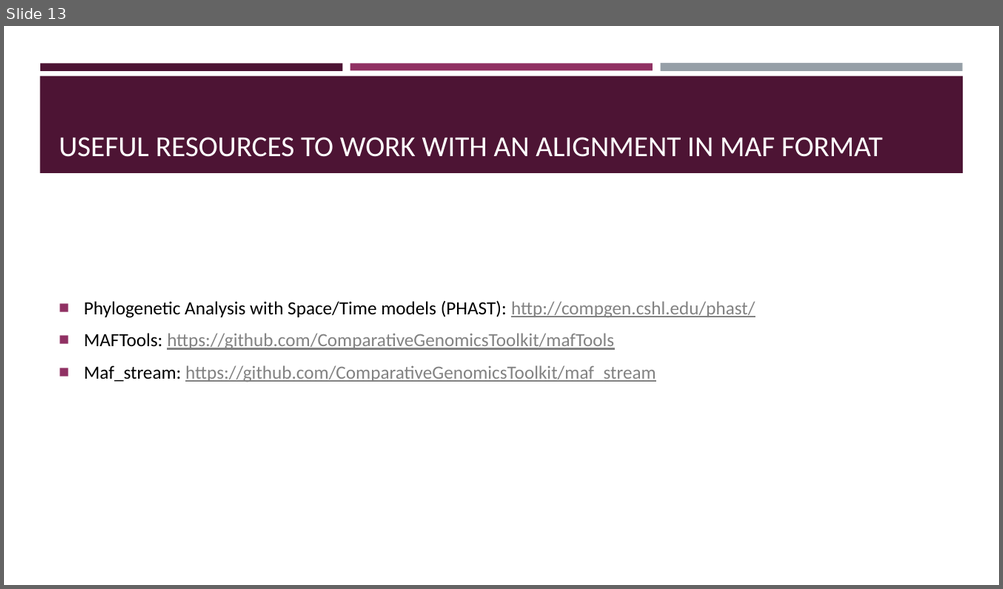
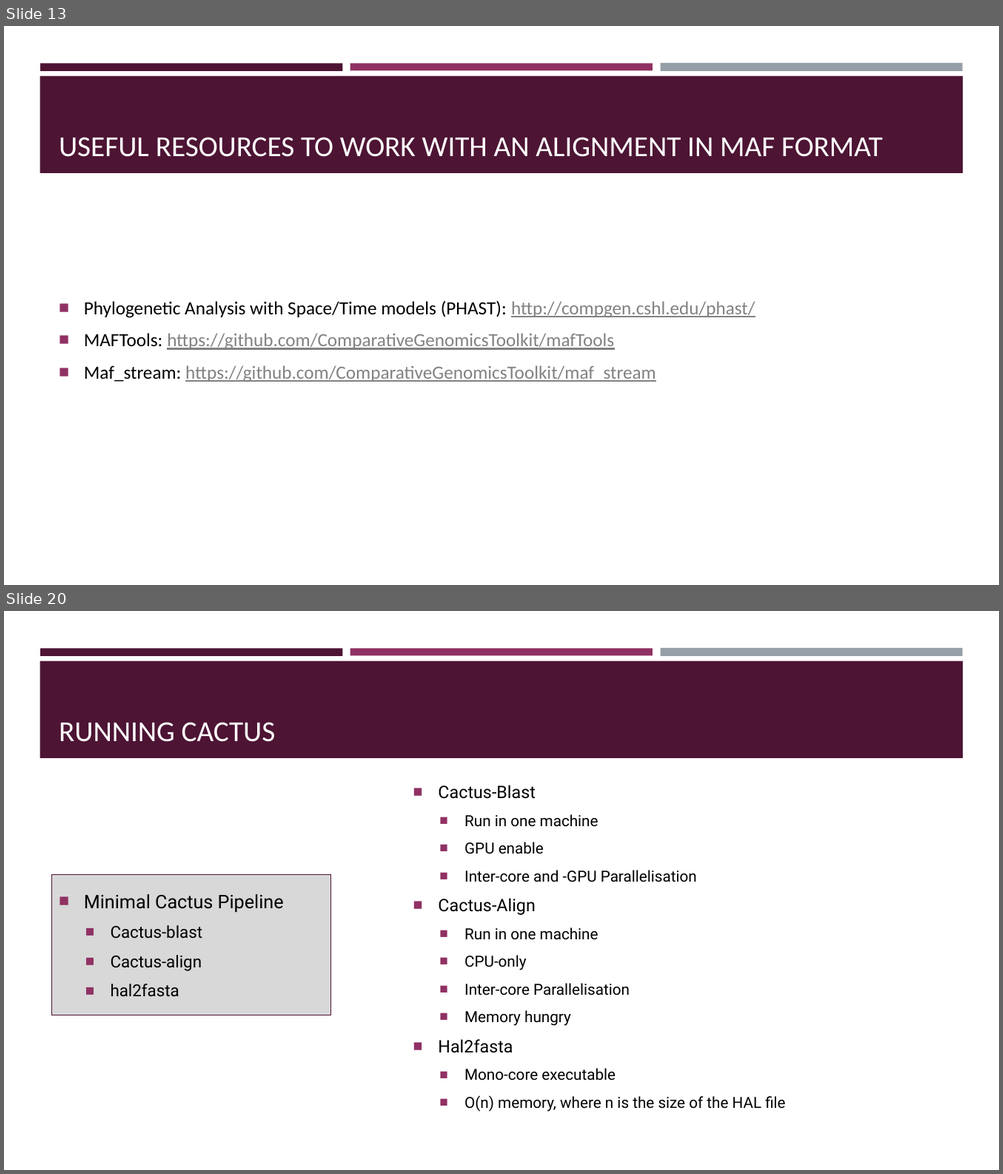
Before and after one commit to BGAcademy23/cactus, a slide deck: docs/aligning_whole_genomes_with_cactus.pptx. Shown one above the other, each under a label of ours: slide 13 before the commit, slides 13 and 20 after it; the slides between them are not shown. The pictures are 1003x589 and 1003x1174 pixels, drawn with LibreOffice and Linux fonts; fonts in the diff are those of the drawing. Boxes give left, top, right and bottom in pixels: in the first picture for what was removed or moved away, otherwise in the second. Text is boxed around its words. In the diff, an @@ line names an element or a change of style, - is before the commit and + after.

```diff
--- a/docs/aligning_whole_genomes_with_cactus.pptx
+++ b/docs/aligning_whole_genomes_with_cactus.pptx
@@ slide 20 added at box(4, 611, 999, 1170), background #FFFFFF; not listed: 4 template elements that a slide beside it also shows @@
@@ title added at box(59, 722, 276, 742), 28 pt, text #FFFFFF @@
+RUNNING CACTUS
@@ text added at box(438, 785, 785, 1112), 14.8 pt, text #000000 @@
+■ Cactus-Blast
+  ■ Run in one machine
+  ■ GPU enable
+  ■ Inter-core and -GPU Parallelisation
+■ Cactus-Align
+  ■ Run in one machine
+  ■ CPU-only
+  ■ Inter-core Parallelisation
+  ■ Memory hungry
+■ Hal2fasta
+  ■ Mono-core executable
+  ■ O(n) memory, where n is the size of the HAL file
@@ rectangle added at box(52, 875, 332, 1016), fill #D8D8D8, outline #4D1434 0.75 pt, 16 pt, text #000000 @@
+■ Minimal Cactus Pipeline
+  ■ Cactus-blast
+  ■ Cactus-align
+  ■ hal2fasta
```
Also in this commit, not shown: 1 slide changed, 11 other slides added.
